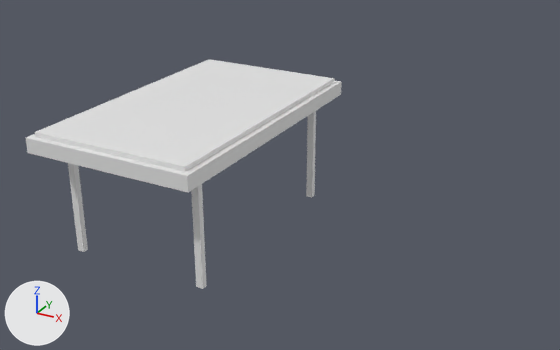
The glTF model growa_greenhouse_glb_library/ebb-flow-bench.glb as it was, and as the next commit left it.
Both versions are drawn from a 50 mm lens placed at (2.9, -5.14, 2.57), pointed at (0.64, -1.03, 0.51). Lighting does not change. The marker at lower left points along +X, +Y and +Z. The older version comes first. Materials are left out; every surface is plain grey. Where no turn or scale is listed for an object, it has been applied to the vertices.

In view in the first picture: 'bench_leg_3', 'bench_leg_4', 'bench_leg_5', 'ebb_flow_tray', 'flood_surface'.
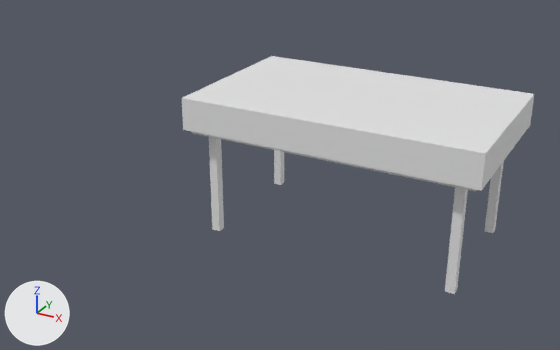
Boxes (x1, y1, x2, y2) around the edits, measured in the pictures (560 x 350 px):
'ebb_flow_tray', moved, rescaled
    before: (26, 81, 342, 192)
    after: (182, 56, 534, 191)
'flood_surface', moved, rescaled (mostly hidden afterwards)
    before: (34, 59, 335, 172)
    after: (192, 132, 476, 191)
'bench_leg_5', reshaped
    before: (191, 184, 207, 289)
    after: (445, 187, 468, 294)
'bench_leg_4', reshaped
    before: (306, 111, 316, 198)
    after: (209, 137, 224, 231)
'bench_leg_3', reshaped
    before: (68, 163, 88, 252)
    after: (485, 161, 504, 233)
'bench_leg_2', reshaped (not visible before)
    after: (274, 150, 284, 185)

Patch to the scene script:
```diff
--- a/growa_greenhouse_glb_library/ebb-flow-bench.glb.py
+++ b/growa_greenhouse_glb_library/ebb-flow-bench.glb.py
@@ me_ebb_flow_tray @@
-me_ebb_flow_tray.from_pydata(...)  # 8 vertices, 12 faces; spans x -0.6..0.6, y -2.0..0.0, z 0.77..0.87
+me_ebb_flow_tray.from_pydata(...)  # 8 vertices, 12 faces; spans x 0.0..2.0, y -1.2..0.0, z 0.77..0.99
+# me_ebb_flow_tray part 1: the whole mesh is scaled about its middle by (1.67, 0.6, 2.2), then moved by (1.0, 0.4, 0.06)
@@ me_bench_leg_2 @@
-me_bench_leg_2.from_pydata(...)  # 8 vertices, 12 faces; spans x -0.505..-0.455, y -0.27..-0.23, z 0.0..0.82
-me_bench_leg_2.vertices[0].co = (-0.505, -0.23, 0.0)
-me_bench_leg_2.vertices[1].co = (-0.505, -0.27, 0.0)
-me_bench_leg_2.vertices[2].co = (-0.505, -0.23, 0.82)
-me_bench_leg_2.vertices[3].co = (-0.505, -0.27, 0.82)
-me_bench_leg_2.vertices[4].co = (-0.455, -0.23, 0.0)
-me_bench_leg_2.vertices[5].co = (-0.455, -0.27, 0.0)
-me_bench_leg_2.vertices[6].co = (-0.455, -0.23, 0.82)
-me_bench_leg_2.vertices[7].co = (-0.455, -0.27, 0.82)
+me_bench_leg_2.from_pydata(...)  # 8 vertices, 12 faces; spans x 0.12..0.18, y -0.18..-0.12, z 0.0..0.85
+# me_bench_leg_2 part 3
+me_bench_leg_2.vertices[0].co = (0.12, -0.12, 0.0)
+me_bench_leg_2.vertices[1].co = (0.12, -0.18, 0.0)  # pixel (274, 183)
+me_bench_leg_2.vertices[2].co = (0.12, -0.12, 0.85)
+me_bench_leg_2.vertices[3].co = (0.12, -0.18, 0.85)
+me_bench_leg_2.vertices[4].co = (0.18, -0.12, 0.0)  # pixel (284, 182)
+me_bench_leg_2.vertices[5].co = (0.18, -0.18, 0.0)  # pixel (280, 185)
+me_bench_leg_2.vertices[6].co = (0.18, -0.12, 0.85)
+me_bench_leg_2.vertices[7].co = (0.18, -0.18, 0.85)
@@ me_bench_leg_3 @@
-me_bench_leg_3.from_pydata(...)  # 8 vertices, 12 faces; spans x -0.505..-0.455, y -1.77..-1.73, z 0.0..0.82
-me_bench_leg_3.vertices[0].co = (-0.505, -1.73, 0.0)
-me_bench_leg_3.vertices[1].co = (-0.505, -1.77, 0.0)  # pixel (78, 250)
-me_bench_leg_3.vertices[2].co = (-0.505, -1.73, 0.82)
-me_bench_leg_3.vertices[3].co = (-0.505, -1.77, 0.82)
-me_bench_leg_3.vertices[4].co = (-0.455, -1.73, 0.0)  # pixel (87, 249)
-me_bench_leg_3.vertices[5].co = (-0.455, -1.77, 0.0)  # pixel (83, 252)
-me_bench_leg_3.vertices[6].co = (-0.455, -1.73, 0.82)
-me_bench_leg_3.vertices[7].co = (-0.455, -1.77, 0.82)
+me_bench_leg_3.from_pydata(...)  # 8 vertices, 12 faces; spans x 1.82..1.88, y -0.18..-0.12, z 0.0..0.85
+# me_bench_leg_3 part 4
+me_bench_leg_3.vertices[0].co = (1.82, -0.12, 0.0)
+me_bench_leg_3.vertices[1].co = (1.82, -0.18, 0.0)  # pixel (484, 231)
+me_bench_leg_3.vertices[2].co = (1.82, -0.12, 0.85)
+me_bench_leg_3.vertices[3].co = (1.82, -0.18, 0.85)
+me_bench_leg_3.vertices[4].co = (1.88, -0.12, 0.0)  # pixel (495, 229)
+me_bench_leg_3.vertices[5].co = (1.88, -0.18, 0.0)  # pixel (492, 233)
+me_bench_leg_3.vertices[6].co = (1.88, -0.12, 0.85)
+me_bench_leg_3.vertices[7].co = (1.88, -0.18, 0.85)
@@ me_bench_leg_4 @@
-me_bench_leg_4.from_pydata(...)  # 8 vertices, 12 faces; spans x 0.455..0.505, y -0.27..-0.23, z 0.0..0.82
-me_bench_leg_4.vertices[0].co = (0.455, -0.23, 0.0)
-me_bench_leg_4.vertices[1].co = (0.455, -0.27, 0.0)  # pixel (306, 196)
-me_bench_leg_4.vertices[2].co = (0.455, -0.23, 0.82)
-me_bench_leg_4.vertices[3].co = (0.455, -0.27, 0.82)
-me_bench_leg_4.vertices[4].co = (0.505, -0.23, 0.0)  # pixel (314, 195)
-me_bench_leg_4.vertices[5].co = (0.505, -0.27, 0.0)  # pixel (312, 197)
-me_bench_leg_4.vertices[6].co = (0.505, -0.23, 0.82)
-me_bench_leg_4.vertices[7].co = (0.505, -0.27, 0.82)
+me_bench_leg_4.from_pydata(...)  # 8 vertices, 12 faces; spans x 0.12..0.18, y -1.08..-1.02, z 0.0..0.85
+# me_bench_leg_4 part 5
+me_bench_leg_4.vertices[0].co = (0.12, -1.02, 0.0)
+me_bench_leg_4.vertices[1].co = (0.12, -1.08, 0.0)  # pixel (212, 229)
+me_bench_leg_4.vertices[2].co = (0.12, -1.02, 0.85)
+me_bench_leg_4.vertices[3].co = (0.12, -1.08, 0.85)
+me_bench_leg_4.vertices[4].co = (0.18, -1.02, 0.0)  # pixel (224, 227)
+me_bench_leg_4.vertices[5].co = (0.18, -1.08, 0.0)  # pixel (219, 231)
+me_bench_leg_4.vertices[6].co = (0.18, -1.02, 0.85)
+me_bench_leg_4.vertices[7].co = (0.18, -1.08, 0.85)
@@ me_bench_leg_5 @@
-me_bench_leg_5.from_pydata(...)  # 8 vertices, 12 faces; spans x 0.455..0.505, y -1.77..-1.73, z 0.0..0.82
-me_bench_leg_5.vertices[0].co = (0.455, -1.73, 0.0)
-me_bench_leg_5.vertices[1].co = (0.455, -1.77, 0.0)  # pixel (196, 286)
-me_bench_leg_5.vertices[2].co = (0.455, -1.73, 0.82)
-me_bench_leg_5.vertices[3].co = (0.455, -1.77, 0.82)
-me_bench_leg_5.vertices[4].co = (0.505, -1.73, 0.0)  # pixel (206, 285)
-me_bench_leg_5.vertices[5].co = (0.505, -1.77, 0.0)  # pixel (202, 288)
-me_bench_leg_5.vertices[6].co = (0.505, -1.73, 0.82)
-me_bench_leg_5.vertices[7].co = (0.505, -1.77, 0.82)
+me_bench_leg_5.from_pydata(...)  # 8 vertices, 12 faces; spans x 1.82..1.88, y -1.08..-1.02, z 0.0..0.85
+# me_bench_leg_5 part 6
+me_bench_leg_5.vertices[0].co = (1.82, -1.02, 0.0)
+me_bench_leg_5.vertices[1].co = (1.82, -1.08, 0.0)  # pixel (444, 291)
+me_bench_leg_5.vertices[2].co = (1.82, -1.02, 0.85)
+me_bench_leg_5.vertices[3].co = (1.82, -1.08, 0.85)
+me_bench_leg_5.vertices[4].co = (1.88, -1.02, 0.0)  # pixel (457, 289)
+me_bench_leg_5.vertices[5].co = (1.88, -1.08, 0.0)  # pixel (454, 294)
+me_bench_leg_5.vertices[6].co = (1.88, -1.02, 0.85)
+me_bench_leg_5.vertices[7].co = (1.88, -1.08, 0.85)
@@ me_flood_surface @@
-me_flood_surface.from_pydata(...)  # 8 vertices, 12 faces; spans x -0.56..0.56, y -1.96..-0.04, z 0.87..0.9
+me_flood_surface.from_pydata(...)  # 8 vertices, 12 faces; spans x 0.04..1.96, y -1.16..-0.04, z 0.74..0.78
+# me_flood_surface part 2: the whole mesh is scaled about its middle by (1.71, 0.583, 1.33), then moved by (1.0, 0.4, -0.12)
```
